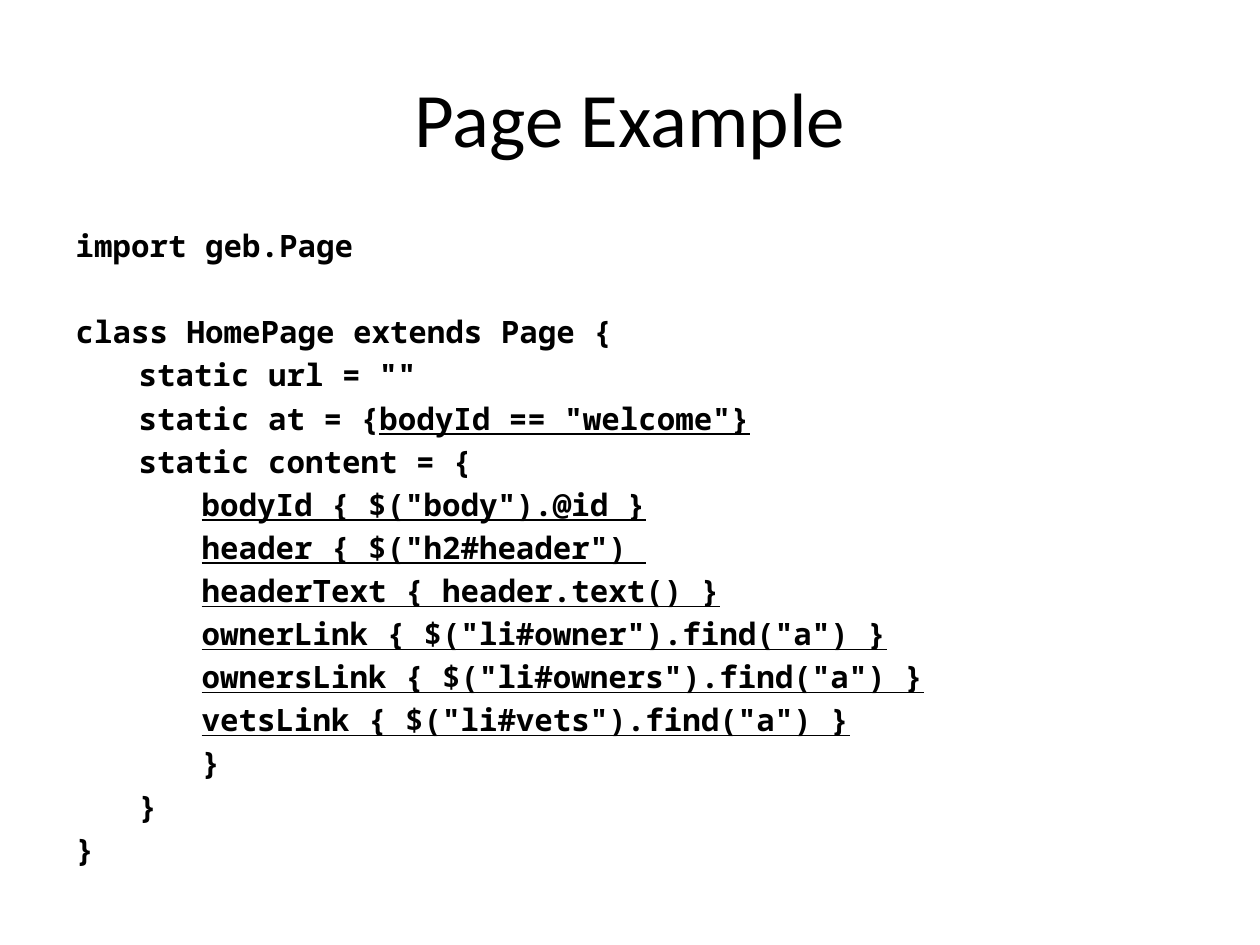
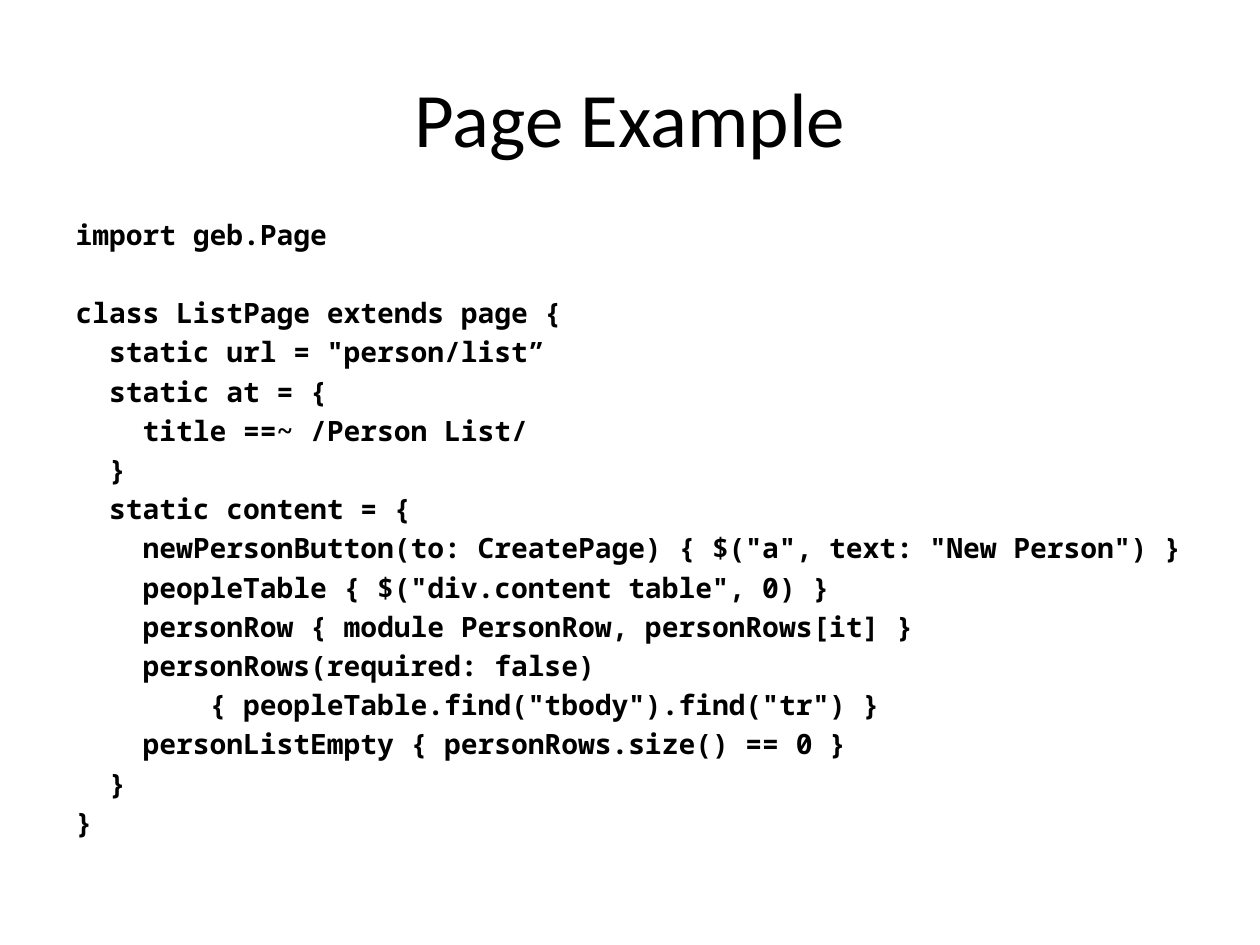
Before and after one commit to RichardAlexanderGreen/example-geb, a slide deck: slide 30 of GebTalk.pptx. Drawn at 1260x945 pixels with LibreOffice and Linux fonts; fonts in the diff are those of the drawing. Boxes give left, top, right and bottom in pixels: in the first picture for what was removed or moved away, otherwise in the second. Text is boxed around its words. In the diff, an @@ line names an element or a change of style, - is before the commit and + after.

```diff
--- a/GebTalk.pptx
+++ b/GebTalk.pptx
@@ text at (76, 223, 1147, 761): paragraph removed @@
-}
@@ text "import geb.Page": place and size @@
-text "import geb.Page" at (76, 233, 886, 736)
+text "import geb.Page" at (76, 223, 1147, 761)
@@ text at (76, 223, 343, 520): size 17.6 to 16 pt in "import geb.Page", "static content = {", "}", "}" @@
@@ text at (76, 301, 545, 442): text changed; size 17.6 to 16 pt @@
-class HomePage extends Page {
-static url = ""
-static at = {bodyId == "welcome"}
+class ListPage extends page {
+static url = "person/list”
+static at = {
+title ==~ /Person List/
+}
@@ text at (143, 536, 1147, 761): text changed; size 17.6 to 16 pt @@
-bodyId { $("body").@id }
-header { $("h2#header")
-headerText { header.text() }
-ownerLink { $("li#owner").find("a") }
-ownersLink { $("li#owners").find("a") }
-vetsLink { $("li#vets").find("a") }
+newPersonButton(to: CreatePage) { $("a", text: "New Person") }
+peopleTable { $("div.content table", 0) }
+personRow { module PersonRow, personRows[it] }
+personRows(required: false)
+{ peopleTable.find("tbody").find("tr") }
+personListEmpty { personRows.size() == 0 }
```
Also in this commit, not shown: 15 other slides changed, 3 slides added, 1 slide removed.
